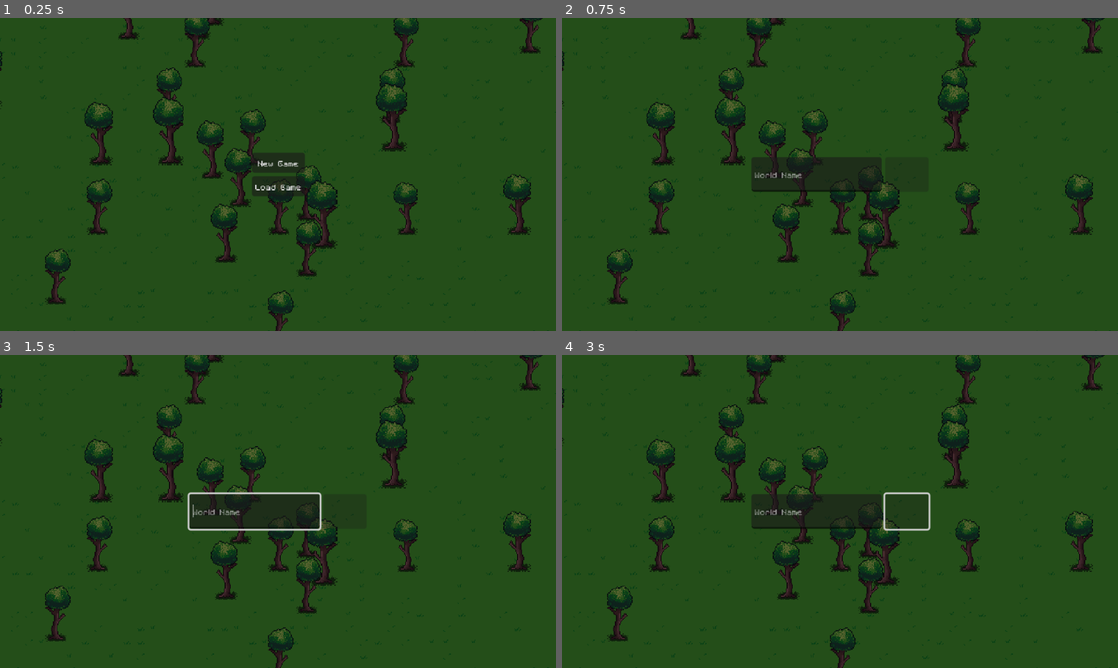
Above: before the commit, frames 1-4 (two rows, left to right).
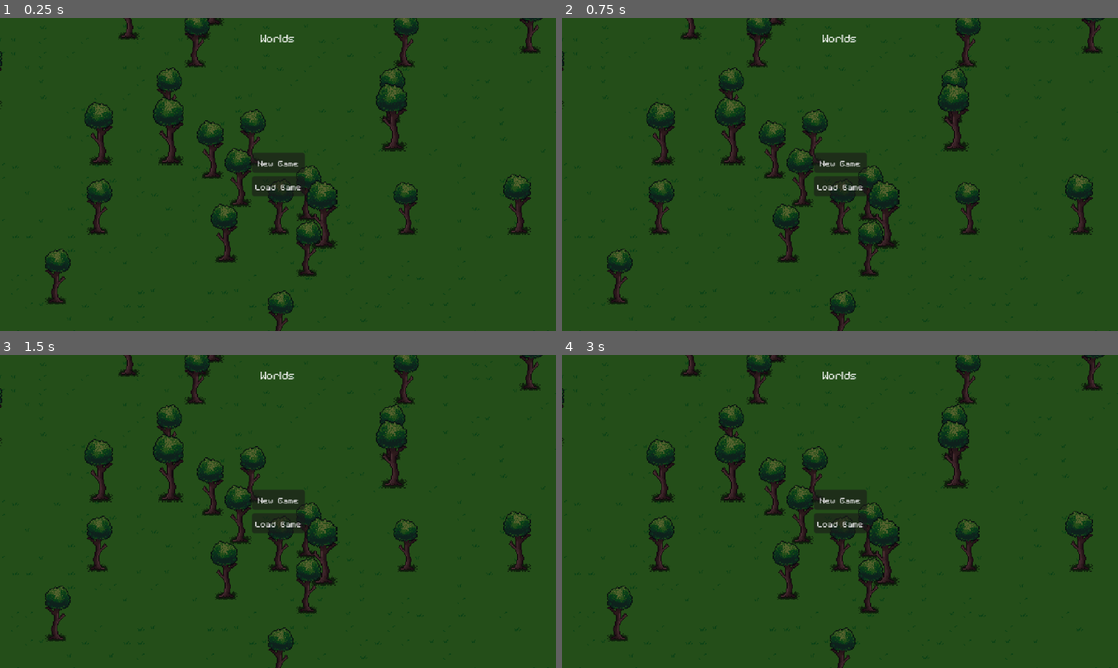
Above: after the commit, the same moments.

Repository: spsJakubSzydlowski/Evergrint
Game: Godot game, scene res://scenes/UI/menu.tscn
Same seed, same stepped clock (60 frames per second), same inputs: the game is played once before the commit and once after it.
Inputs (mouse positions are in pixels of both pictures, inside the frame that each line leads up to):
- Up to frame 1 (0.25 s): no input
- Up to frame 2 (0.75 s): click "New Game" at 0.5 s
- Up to frame 3 (1.5 s): click (278, 498) at 1.25 s, where only the run after the commit has a clickable "New Game"
- Up to frame 4 (3 s): click (840, 524) at 2 s, where only the run after the commit has a clickable "Load Game"; tap Enter at 2.75 s; move the mouse to (573, 364) at 2.77 s; hold Right from 2.78 s (still down); tap A (a) at 2.85 s; click (573, 364) at 2.92 s

The runs differ from the first frame. In frame 1, less than 0.1% of the frame differs, in the area x 46-53%, y 5-8%; in frame 2, 1.6%; in frame 3, 1.9%, in the area x 33-58%, y 5-57%; in frame 4, 1.8%.

Commit message:
Update menu.tscn

Diff:
--- a/scenes/UI/menu.tscn
+++ b/scenes/UI/menu.tscn
@@ -154,6 +154,50 @@
 custom_minimum_size = Vector2(50, 0)
 layout_mode = 2
 disabled = true
+
+[node name="load_world_sect" type="Control" parent="." unique_id=541936842]
+layout_mode = 3
+anchors_preset = 8
+anchor_left = 0.5
+anchor_top = 0.5
+anchor_right = 0.5
+anchor_bottom = 0.5
+offset_left = -20.0
+offset_top = -20.0
+offset_right = 20.0
+offset_bottom = 20.0
+grow_horizontal = 2
+grow_vertical = 2
+
+[node name="VBoxContainer" type="VBoxContainer" parent="load_world_sect" unique_id=1941956638]
+layout_mode = 1
+anchors_preset = 8
+anchor_left = 0.5
+anchor_top = 0.5
+anchor_right = 0.5
+anchor_bottom = 0.5
+offset_left = -150.0
+offset_top = -163.5
+offset_right = 150.0
+offset_bottom = 163.5
+grow_horizontal = 2
+grow_vertical = 2
+theme_override_constants/separation = 16
+
+[node name="Label" type="Label" parent="load_world_sect/VBoxContainer" unique_id=1551406155]
+layout_mode = 2
+size_flags_horizontal = 4
+theme_override_fonts/font = ExtResource("3_2un8v")
+theme_override_font_sizes/font_size = 20
+text = "Worlds"
+
+[node name="ScrollContainer" type="ScrollContainer" parent="load_world_sect/VBoxContainer" unique_id=1200597244]
+custom_minimum_size = Vector2(300, 300)
+layout_mode = 2
+horizontal_scroll_mode = 0
+
+[node name="worlds_list" type="VBoxContainer" parent="load_world_sect/VBoxContainer/ScrollContainer" unique_id=81402820]
+layout_mode = 2
 
 [connection signal="pressed" from="menu_sect/VBoxContainer/new_game_button" to="." method="_on_new_game_button_pressed"]
 [connection signal="pressed" from="menu_sect/VBoxContainer/load_game_button" to="." method="_on_load_game_button_pressed"]
